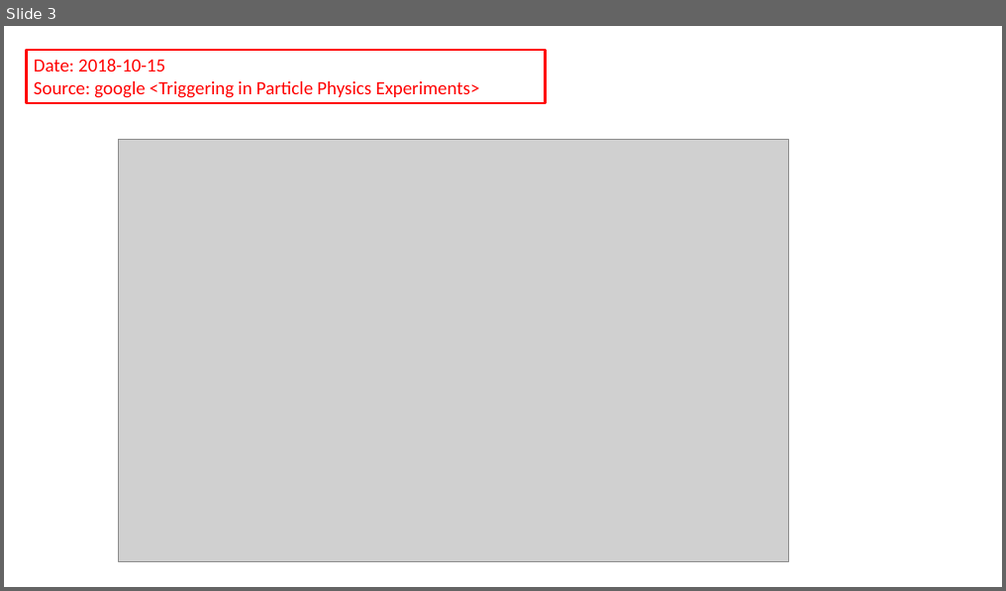
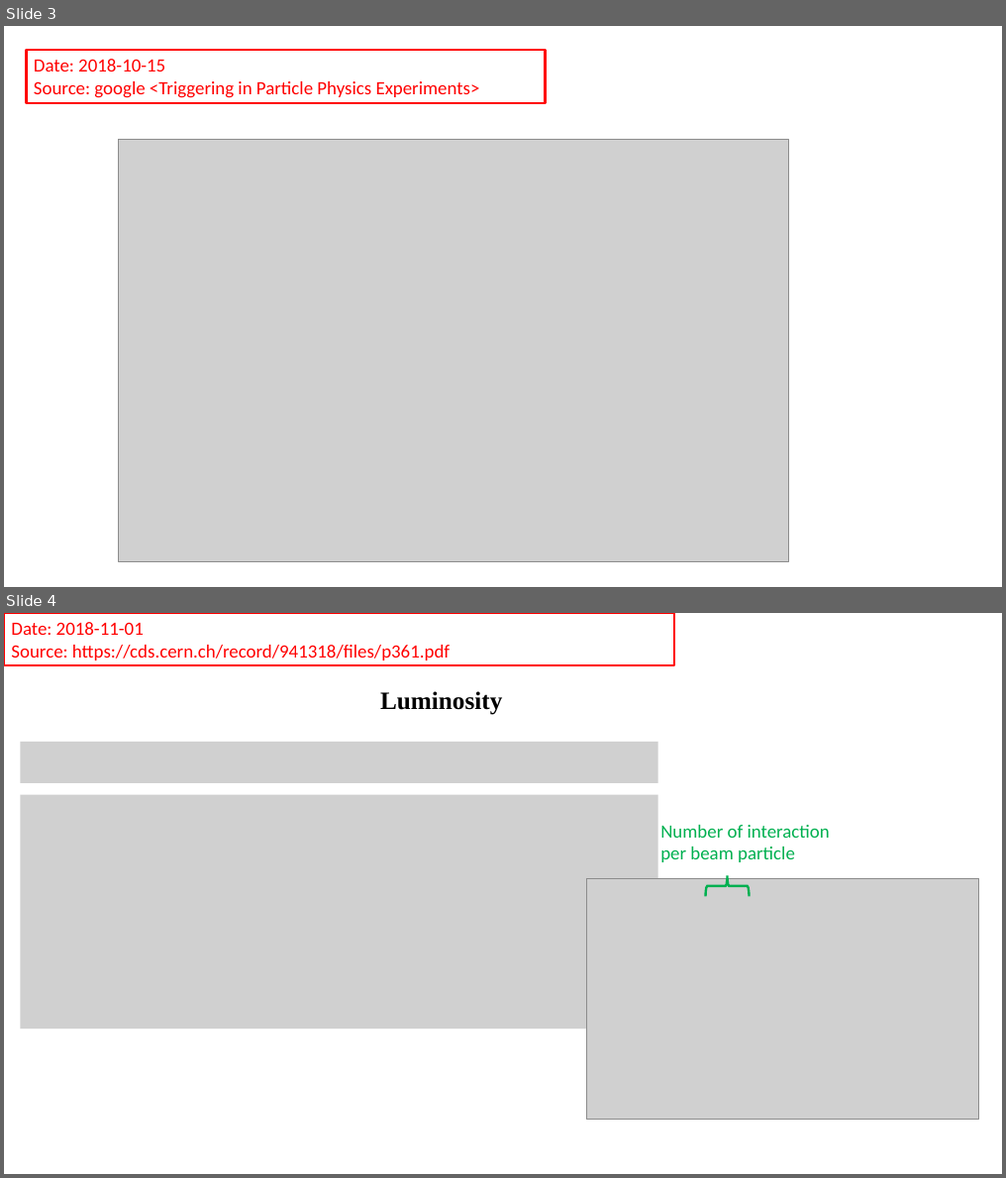
Before and after one commit to gfh16/StudyNotes, a slide deck: 01BacsiConceptsInNuclearPhysics.pptx. Shown one above the other, each under a label of ours: slide 3 before the commit, slides 3 and 4 after it. The pictures are 1006x591 and 1006x1178 pixels, drawn with LibreOffice and Linux fonts; fonts in the diff are those of the drawing; grey boxes stand for pictures. Boxes give left, top, right and bottom in pixels: in the first picture for what was removed or moved away, otherwise in the second. Text is boxed around its words. In the diff, an @@ line names an element or a change of style, - is before the commit and + after.

Commit message:
Add luminosity.

```diff
--- a/01BacsiConceptsInNuclearPhysics.pptx
+++ b/01BacsiConceptsInNuclearPhysics.pptx
@@ slide 4 added at (x1=4, y1=613, x2=1002, y2=1174), background #FFFFFF @@
@@ rectangle added at (x1=4, y1=613, x2=675, y2=666), outline #FF0000 2 pt, 18 pt, text #FF0000 @@
+Date: 2018-11-01
+Source: https://cds.cern.ch/record/941318/files/p361.pdf
@@ text added at (x1=380, y1=691, x2=502, y2=715), 24 pt, text #000000, bold @@
+Luminosity
@@ picture added at (x1=21, y1=742, x2=658, y2=783) @@
@@ picture added at (x1=21, y1=795, x2=658, y2=1029) @@
@@ text added at (x1=660, y1=825, x2=830, y2=862), 18 pt, text #00B050 @@
+Number of interaction
+per beam particle
@@ picture added at (x1=586, y1=878, x2=979, y2=1119) @@
@@ right brace added at (x1=706, y1=875, x2=748, y2=897), outline #00B050 2.25 pt @@
```
Also in this commit, not shown: 1 slide changed, 6 other slides added, 1 slide removed, 4 other files.
